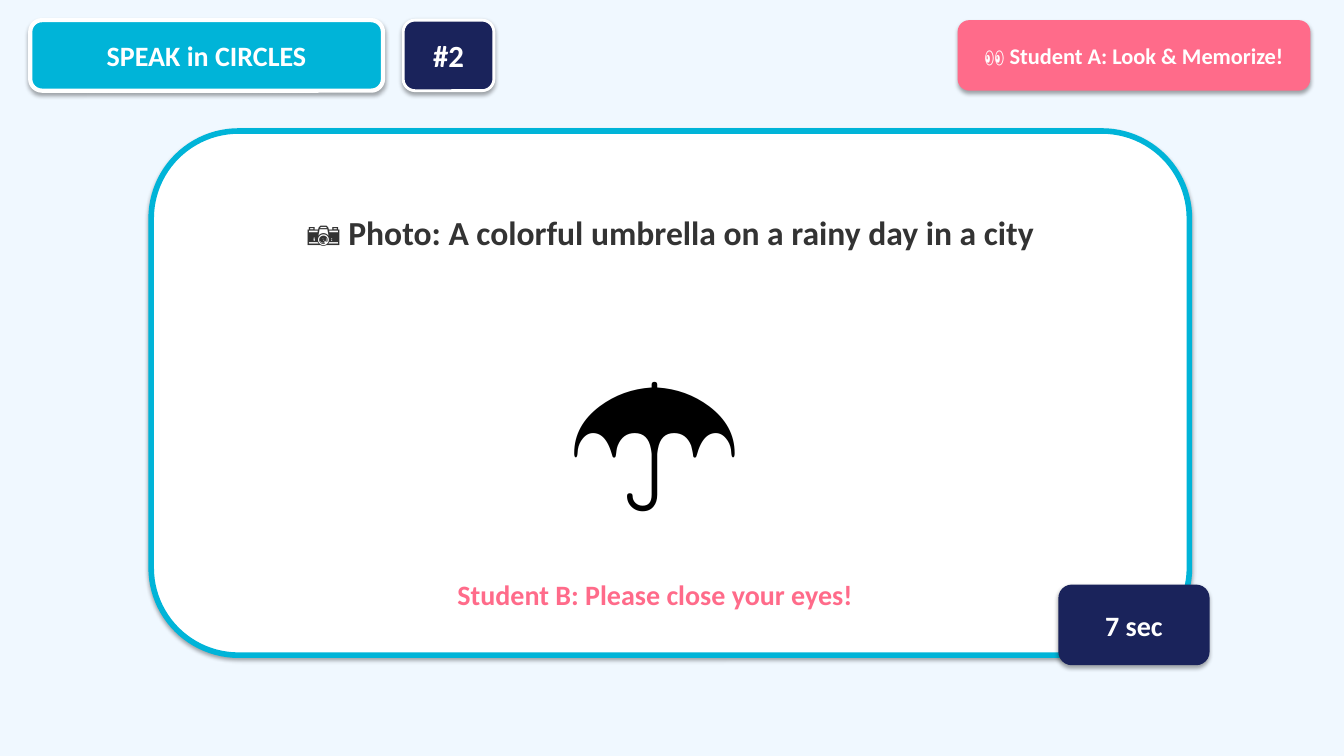
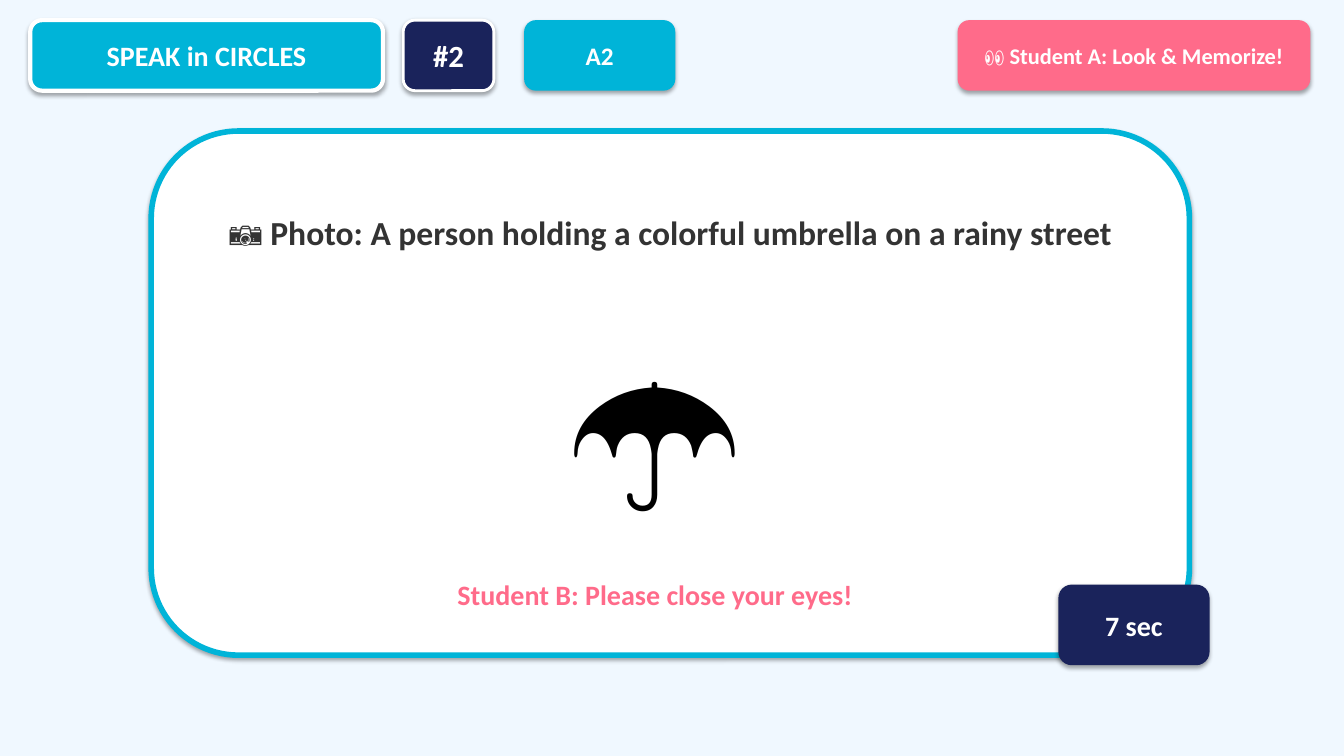
Before and after one commit to macsa2ki25-eng/SpecialAigent, a slide deck: slide 5 of Speak_in_Circles_Activity.pptx. Drawn at 1344x756 pixels with LibreOffice and Linux fonts; fonts in the diff are those of the drawing. Boxes give left, top, right and bottom in pixels: in the first picture for what was removed or moved away, otherwise in the second. Text is boxed around its words. In the diff, an @@ line names an element or a change of style, - is before the commit and + after.

```diff
--- a/Speak_in_Circles_Activity.pptx
+++ b/Speak_in_Circles_Activity.pptx
@@ rounded rectangle added at box(524, 20, 676, 91), fill #00B4D8, 18 pt, text #FFFFFF, bold @@
+A2
@@ text at box(270, 221, 1111, 251): text changed @@
-📷 Photo: A colorful umbrella on a rainy day in a city
+📷 Photo: A person holding a colorful umbrella on a rainy street
```
Also in this commit, not shown: 30 other slides changed, 1 other file.
